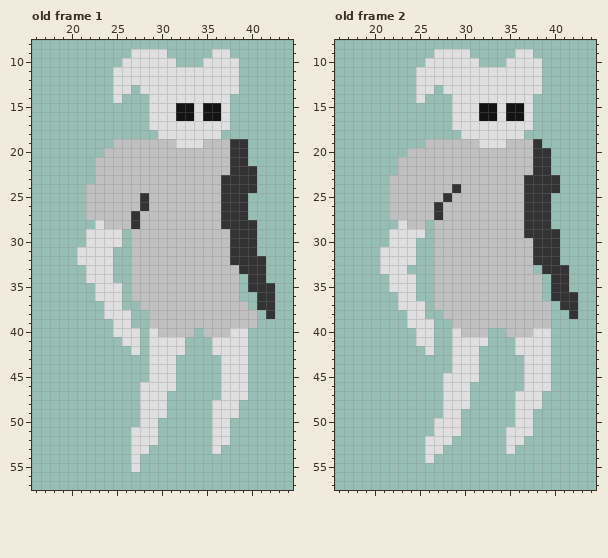
File history of a pixel-art file, assets/raw/the_man_recolored.ase. Above, as it was before the edit.
64x64 pixels, 8 frames. Shown: old frame 1: x 16..44, y 8..57; old frame 2: x 16..44, y 8..57. The commit also changed other frames, which this record leaves out.
Once edited:
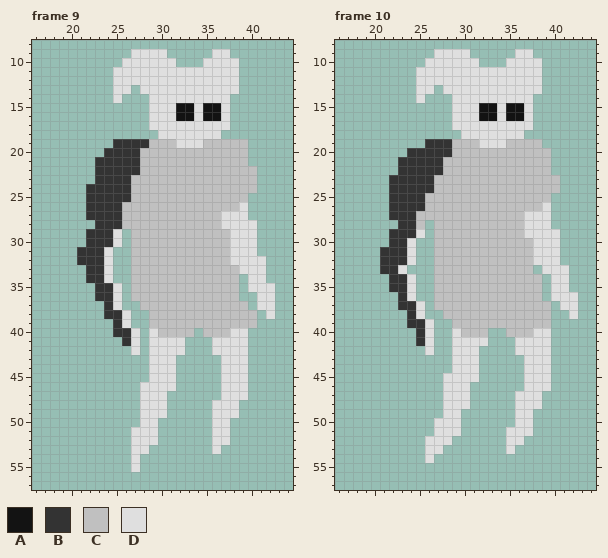
Palette (. is transparent): A #131313  B #333333  C #c0c0c0  D #dfdfdf
A new or re-ordered frame is compared with the old frame closest to it.
Difference:
frames 8 -> 16
Frame 9 is new; against old frame 1:
y 19: x 25..28 CCCC -> BBBB; x 38..39 BB -> CC
y 20: x 24..27 CCCC -> BBBB; x 38..39 BB -> CC
y 21: x 23..27 CCCCC -> BBBBB; x 38..39 BB -> CC
y 22: x 23..27 CCCCC -> BBBBB; x 38..40 BBB -> CCC
y 23: x 23..26 CCCC -> BBBB; x 37..40 BBBB -> CCCC
y 24: x 22..26 CCCCC -> BBBBB; x 37..40 BBBB -> CCCC
y 25: x 22..26 CCCCC -> BBBBB; x 28 B -> C; x 37..39 BBB -> CCC
y 26: x 22..25 CCCC -> BBBB; x 28 B -> C; x 37..39 BBB -> CCD
y 27: x 22..25 CCCC -> BBBB; x 27 B -> C; x 37..39 BBB -> DDD
y 28: x 23..25 DCC -> BBB; x 27 B -> C; x 37..40 BBBB -> DDDD
y 29..30: x 22..24 DDD -> BBB; x 38..40 BBB -> DDD
y 31: x 21..23 DDD -> BBB; x 38..40 BBB -> DDD
y 32: x 21..23 DDD -> BBB; x 38..41 BBBB -> DDDD
y 33: x 22..23 DD -> BB; x 39..41 BBB -> DDD
y 34: x 22..23 DD -> BB; x 40..41 BB -> DD
y 35: x 23..24 DD -> BB; x 40..42 BBB -> DDD
y 36: x 23..24 DD -> BB; x 41..42 BB -> DD
y 37: x 24 D -> B; x 41..42 BB -> DD
y 38: x 24..25 DD -> BB; x 42 B -> D
y 39: x 25 D -> B
y 40: x 25..26 DD -> BB
y 41: x 26 D -> B
Frame 10 is new; against old frame 2:
y 19: x 26..28 CCC -> BBB; x 38 B -> C
y 20: x 24..28 CCCCC -> BBBBB; x 38..39 BB -> CC
y 21..22: x 23..27 CCCCC -> BBBBB; x 38..39 BB -> CC
y 23: x 22..26 CCCCC -> BBBBB; x 37..40 BBBB -> CCCC
y 24: x 22..26 CCCCC -> BBBBB; x 29 B -> C; x 37..40 BBBB -> CCCC
y 25: x 22..25 CCCC -> BBBB; x 28 B -> C; x 37..39 BBB -> CCC
y 26: x 22..25 CCCC -> BBBB; x 27 B -> C; x 37..39 BBB -> CCD
y 27: x 22..24 CCC -> BBB; x 27 B -> C; x 37..39 BBB -> DDD
y 28: x 23..24 DC -> BB; x 37..39 BBB -> DDD
y 29: x 22..24 DDD -> BBB; x 37..40 BBBB -> DDDD
y 30: x 22..23 DD -> BB; x 38..40 BBB -> DDD
y 31..32: x 21..23 DDD -> BBB; x 38..40 BBB -> DDD
y 33: x 21..22 DD -> BB; x 39..41 BBB -> DDD
y 34..35: x 22..23 DD -> BB; x 40..41 BB -> DD
y 36: x 23 D -> B; x 40..42 BBB -> DDD
y 37: x 23..24 DD -> BB; x 41..42 BB -> DD
y 38: x 24 D -> B; x 42 B -> D
y 39: x 24..25 DD -> BB
y 40..41: x 25 D -> B
Boxes around the changes in both pictures, in picture pixels (x1, y1, x2, y2):
changed: (77, 139, 149, 346)
changed: (221, 139, 275, 319)
changed: (380, 139, 461, 346)
changed: (524, 139, 578, 319)
